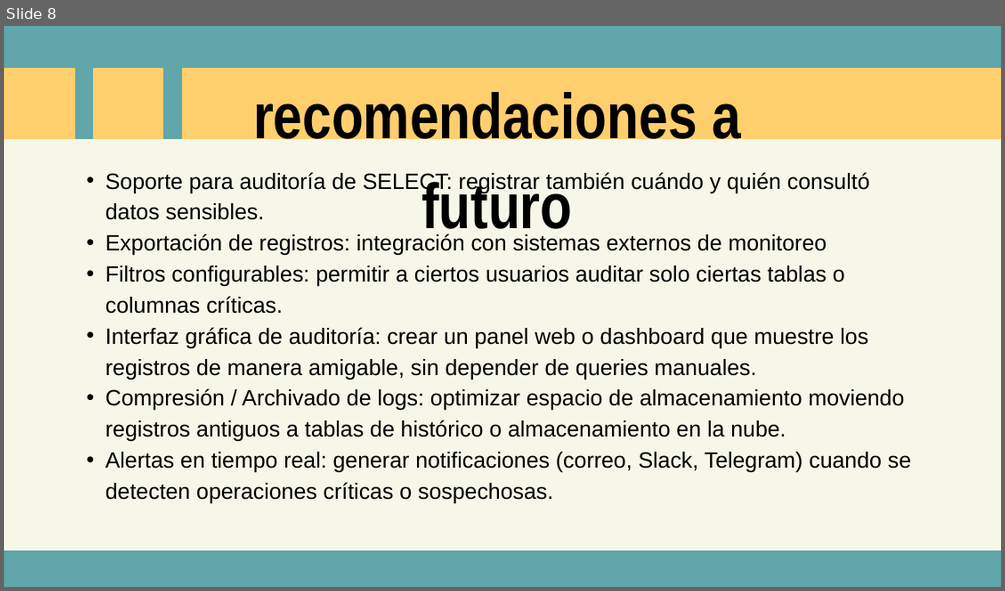
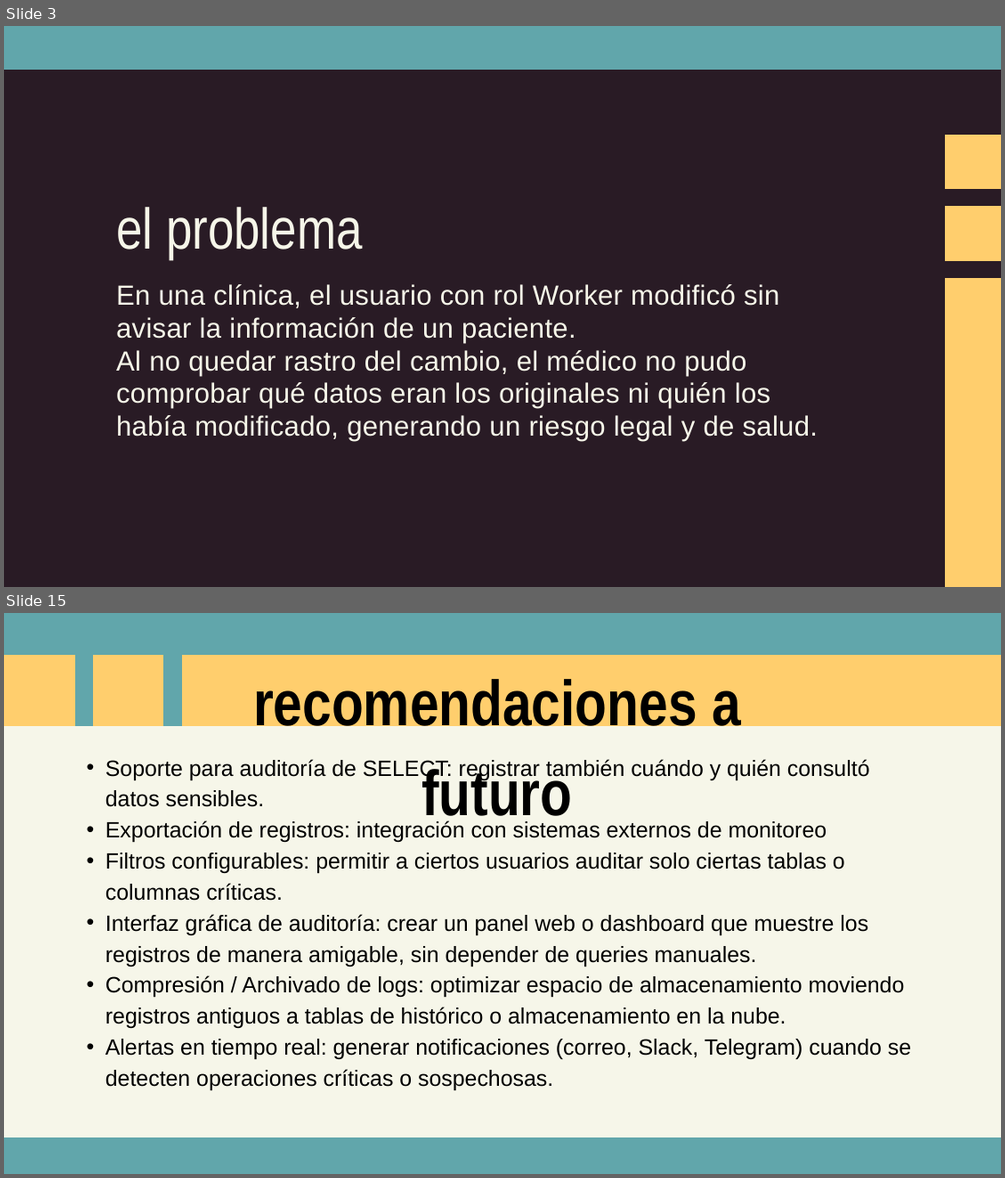
Before and after one commit to JairoGH16/PostgreSQL-AutoAudit, a slide deck: ProjectPresentation.pptx. Shown one above the other, each under a label of ours: slide 8 before the commit, slides 3 and 15 after it; the slides between them are not shown. The pictures are 1005x591 and 1005x1178 pixels, drawn with LibreOffice and Linux fonts; fonts in the diff are those of the drawing. Boxes give left, top, right and bottom in pixels: in the first picture for what was removed or moved away, otherwise in the second. Text is boxed around its words. In the diff, an @@ line names an element or a change of style, - is before the commit and + after.

```diff
--- a/ProjectPresentation.pptx
+++ b/ProjectPresentation.pptx
@@ slide 3 added at (x1=4, y1=26, x2=1001, y2=587), background #291B25 @@
@@ freeform shape added at (x1=4, y1=26, x2=1001, y2=70), fill #61A6AB @@
@@ freeform shape added at (x1=945, y1=135, x2=1001, y2=189), fill #FFCE6D @@
@@ text added at (x1=116, y1=207, x2=363, y2=259), 83 pt, text #F6F6E9 @@
+el problema
@@ freeform shape added at (x1=945, y1=207, x2=1001, y2=261), fill #FFCE6D @@
@@ text added at (x1=116, y1=284, x2=817, y2=441), 40 pt, text #F6F6E9 @@
+En una clínica, el usuario con rol Worker modificó sin avisar la información de un paciente.
+Al no quedar rastro del cambio, el médico no pudo comprobar qué datos eran los originales ni quién los había modificado, generando un riesgo legal y de salud.
@@ freeform shape added at (x1=945, y1=278, x2=1001, y2=587), fill #FFCE6D @@
@@ what was slide 8 is now slide 15 @@
```
Also in this commit, not shown: 1 slide changed, 7 other slides added, 1 slide removed, 17 other files.
